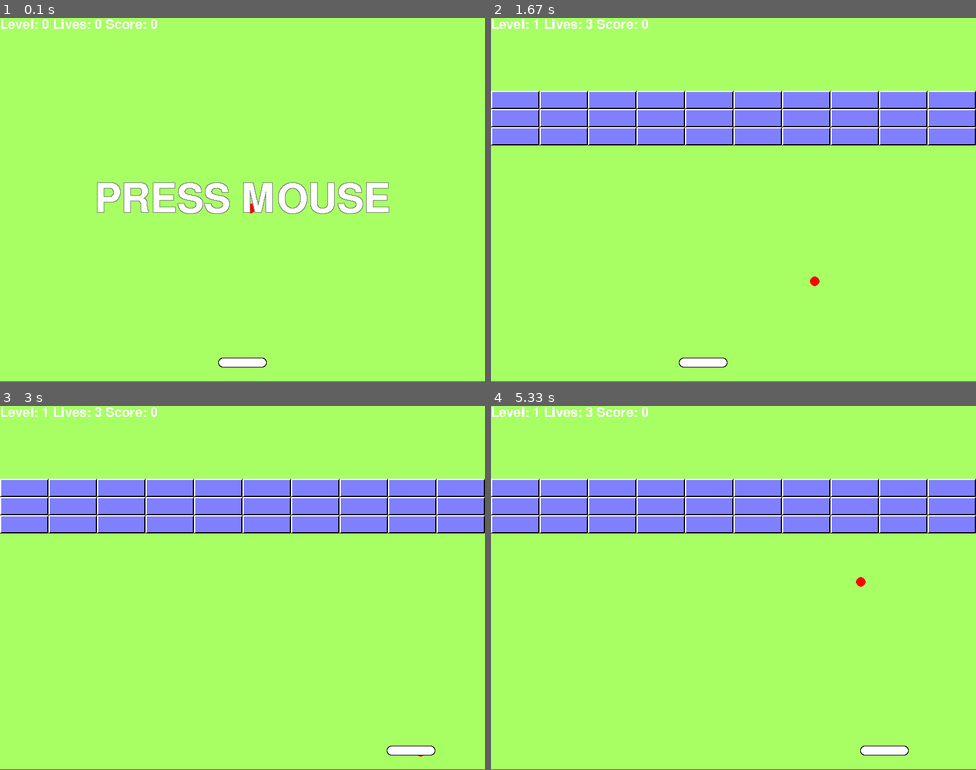
Above: before the commit, frames 1-4 (two rows, left to right).
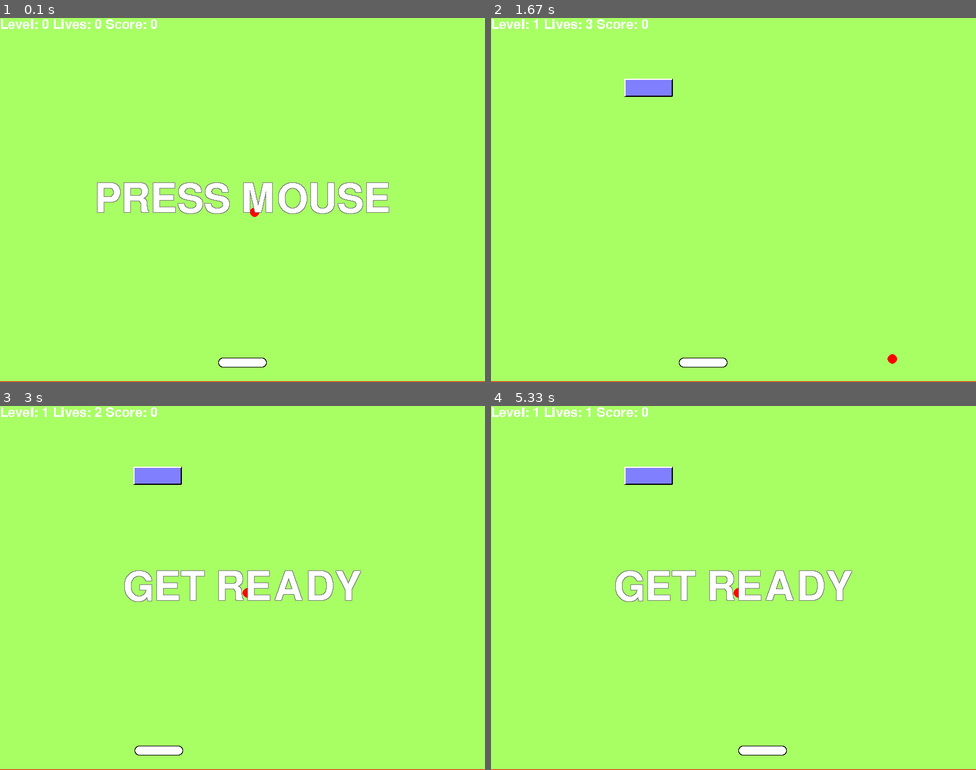
Above: after the commit, the same moments.

Repository: mpab-games/pygame
Game: pygame game, started from breakout/main.py
Two runs of this game, one before a commit and one after it. Both use one fixed random seed, a clock stepped at 60 frames per second and the inputs below.
Inputs (mouse positions are in pixels of both pictures, inside the frame that each line leads up to):
- Up to frame 1 (0.1 s): no input
- Up to frame 2 (1.67 s): press the mouse at (651, 287) at 0.37 s; move the mouse to (723, 258) at 0.47 s; release the mouse at (801, 229) at 0.6 s; press the mouse at (651, 287) at 0.7 s; move the mouse to (675, 291) at 0.8 s; release the mouse at (699, 294) at 0.93 s; press the mouse at (651, 287) at 1.03 s; move the mouse to (675, 192) at 1.13 s; release the mouse at (704, 98) at 1.27 s; press the mouse at (651, 287) at 1.37 s; move the mouse to (675, 254) at 1.47 s; release the mouse at (704, 225) at 1.6 s
- Up to frame 3 (3 s): press the mouse at (160, 675) at 1.7 s; move the mouse to (174, 657) at 1.8 s; release the mouse at (194, 638) at 1.93 s; press the mouse at (160, 675) at 2.03 s; move the mouse to (261, 620) at 2.13 s; release the mouse at (358, 569) at 2.27 s; press the mouse at (160, 675) at 2.37 s; move the mouse to (237, 566) at 2.47 s; release the mouse at (315, 460) at 2.6 s; press the mouse at (160, 675) at 2.7 s; move the mouse to (286, 628) at 2.8 s; release the mouse at (412, 580) at 2.93 s
- Up to frame 4 (5.33 s): press the mouse at (651, 675) at 3.03 s; move the mouse to (646, 668) at 3.13 s; release the mouse at (646, 660) at 3.27 s; press the mouse at (651, 675) at 3.37 s; move the mouse to (602, 606) at 3.47 s; release the mouse at (558, 537) at 3.6 s; press the mouse at (651, 675) at 3.7 s; move the mouse to (772, 686) at 3.8 s; release the mouse at (898, 697) at 3.93 s; press the mouse at (651, 675) at 4.03 s; move the mouse to (636, 602) at 4.13 s; release the mouse at (626, 529) at 4.27 s; press the mouse at (651, 675) at 4.37 s; move the mouse to (782, 638) at 4.47 s; release the mouse at (908, 602) at 4.6 s; press the mouse at (651, 675) at 4.7 s; move the mouse to (704, 609) at 4.8 s; release the mouse at (762, 544) at 4.93 s; press the mouse at (651, 675) at 5.03 s; move the mouse to (767, 635) at 5.13 s; release the mouse at (883, 595) at 5.27 s

The runs differ from the first frame. In frame 1, less than 0.1% of the frame differs, in the area x 51-54%, y 51-55%; in frame 2, 15%; in frame 3, 18%; in frame 4, 18%, in the area x 0-100%, y 0-96%.

Commit message:
improved game state handling, delays are no longer required

Diff:
--- a/breakout/main.py
+++ b/breakout/main.py
@@ -1,4 +1,4 @@
-from enum import Enum
+from enum import Enum, auto
 import math
 import pygame
 from dataclasses import dataclass
@@ -9,10 +9,12 @@
 
 
 class GameState(Enum):
-    ATTRACT = 1
-    RUNNING = 2
-    LEVEL_COMPLETE = 3
-    GAME_OVER = 4
+    ATTRACT1 = auto()
+    ATTRACT2 = auto()
+    RUNNING = auto()
+    LOSE_A_LIFE = auto()
+    LEVEL_COMPLETE = auto()
+    GAME_OVER = auto()
 
 
 class BallSprite(Sprite):
@@ -66,7 +68,7 @@
 @dataclass
 class GameContext:
     """game context."""
-    state: GameState
+    game_state: GameState
     level: int
     screen: pygame.Surface
     bat_sprite: Sprite
@@ -86,8 +88,8 @@
 
 def add_brick_sprites(group):
     # for testing
-    # group.add(Sprite(brick_shape((220, 100), (128, 128, 255))))
-    # return
+    group.add(Sprite(brick_shape((220, 100), (128, 128, 255))))
+    return
     for row in range(3):
         for col in range(BRICKS_PER_LINE):
             x = (SCREEN_WIDTH / BRICKS_PER_LINE) * col
@@ -115,7 +117,7 @@
     ctx.level = 1
     reset_ball(ctx)
     add_brick_sprites(ctx.bricks)
-    ctx.state = GameState.RUNNING
+    set_game_state(ctx, GameState.RUNNING)
 
 
 def make_context():
@@ -139,7 +141,7 @@
     clock = pygame.time.Clock()
 
     context = GameContext(
-        GameState.ATTRACT,
+        GameState.ATTRACT1,
         0,
         screen,
         bat_sprite,
@@ -167,10 +169,18 @@
     ctx.screen.blit(text_img, (0, 0))
 
 
+def run_lose_a_life(ctx: GameContext):
+    pygame.event.pump()
+
+    render_screen(ctx)
+    draw_banner_text(ctx, "GET READY")
+
+    if (pygame.time.get_ticks() - ctx.ticks > 2000):
+        set_game_state(ctx, GameState.RUNNING)
+
+
 def run_game(ctx: GameContext):
     for event in pygame.event.get():
-        if event.type == pygame.QUIT:
-            return False
         if event.type == pygame.MOUSEMOTION:
             position = event.pos
             ctx.bat_sprite.rect.left = position[0] - \
@@ -183,16 +193,17 @@
 
     if pygame.sprite.collide_mask(ctx.bottom_border_sprite, ctx.ball_sprite):
         ctx.lives = ctx.lives - 1
-        ctx.sounds.lose_a_life.play()
-        pygame.time.delay(1000)
 
         if (ctx.lives <= 0):
             ctx.sounds.game_over.play()
-            pygame.time.delay(2000)
-            ctx.state = GameState.GAME_OVER
-            return True
-
+            ctx.level = 0
+            set_game_state(ctx, GameState.GAME_OVER)
+            return
+
+        ctx.sounds.lose_a_life.play()
         reset_ball(ctx)
+        set_game_state(ctx, GameState.LOSE_A_LIFE)
+        return
 
     for brick in ctx.bricks:
         if pygame.sprite.collide_mask(ctx.ball_sprite, brick):
@@ -203,8 +214,9 @@
             ctx.score = ctx.score + 10
             ctx.sounds.brick.play()
             if (num_bricks == 0):
-                ctx.state = GameState.LEVEL_COMPLETE
-                return True
+                ctx.sounds.level_complete.play()
+                set_game_state(ctx, GameState.LEVEL_COMPLETE)
+                return
 
     ctx.playfield.update()
     render_screen(ctx)
@@ -235,87 +247,89 @@
     ctx.screen.blit(letters, (x, y))
 
 
-def run_attract(ctx: GameContext):
-
+def set_game_state(ctx: GameContext, game_state: GameState):
+    ctx.ticks = pygame.time.get_ticks()
+    ctx.game_state = game_state
+
+
+def run_attract1(ctx: GameContext):
     for event in pygame.event.get():
-        if event.type == pygame.QUIT:
-            ctx.lives = 0
-            return False
         if event.type == pygame.MOUSEBUTTONUP:
+            set_game_state(ctx, GameState.RUNNING)  # TODO add state NEW_GAME
             new_game(ctx)
-            return True
+            return
 
     ctx.playfield.update()
     render_screen(ctx)
     draw_banner_text(ctx, "PRESS MOUSE")
 
-    last_ticks = ctx.ticks
-    now_ticks = pygame.time.get_ticks()
-    if (now_ticks - last_ticks > 2000):
-        ctx.ticks = now_ticks
-        ctx.state = GameState.GAME_OVER
-
-    return True
+    if (pygame.time.get_ticks() - ctx.ticks > 2000):
+        set_game_state(ctx, GameState.ATTRACT2)
+
+
+def run_attract2(ctx: GameContext):
+    for event in pygame.event.get():
+        if event.type == pygame.MOUSEBUTTONUP:
+            set_game_state(ctx, GameState.RUNNING)  # TODO add state NEW_GAME
+            new_game(ctx)
+            return
+
+    ctx.playfield.update()
+    render_screen(ctx)
+    draw_banner_text(ctx, "TO START")
+
+    if (pygame.time.get_ticks() - ctx.ticks > 2000):
+        set_game_state(ctx, GameState.ATTRACT1)
 
 
 def run_gameover(ctx: GameContext):
-    for event in pygame.event.get():
-        if event.type == pygame.QUIT:
-            ctx.lives = 0
-            return False
-        if event.type == pygame.MOUSEBUTTONUP:
-            new_game(ctx)
-            return True
-
-    ctx.playfield.update()
+    pygame.event.pump()
+
     render_screen(ctx)
     draw_banner_text(ctx, "GAME OVER")
 
-    last_ticks = ctx.ticks
-    now_ticks = pygame.time.get_ticks()
-    if (now_ticks - last_ticks > 2000):
-        ctx.ticks = now_ticks
-        ctx.state = GameState.ATTRACT
-
-    return True
+    if (pygame.time.get_ticks() - ctx.ticks > 2000):
+        set_game_state(ctx, GameState.ATTRACT1)
 
 
 def run_level_complete(ctx: GameContext):
-
-    for event in pygame.event.get():
-        if event.type == pygame.QUIT:
-            ctx.lives = 0
-            return False
+    pygame.event.pump()
 
     render_screen(ctx)
     draw_banner_text(ctx, "LEVEL COMPLETE")
-    ctx.sounds.level_complete.play()
-
-    last_ticks = ctx.ticks
-    now_ticks = pygame.time.get_ticks()
-    if (now_ticks - last_ticks > 2000):
-        ctx.ticks = now_ticks
+
+    if (pygame.time.get_ticks() - ctx.ticks > 2000):
         ctx.level = ctx.level + 1
         reset_ball(ctx)
         add_brick_sprites(ctx.bricks)
-        ctx.state = GameState.RUNNING
+        # TODO add new game state NEXT_LEVEL
+        set_game_state(ctx, GameState.RUNNING)
+
+
+def run_game_state(ctx: GameContext):
+    if pygame.event.peek(eventtype=pygame.QUIT):
+        return False
+
+    match (ctx.game_state):
+        case GameState.ATTRACT1:
+            run_attract1(ctx)
+
+        case GameState.ATTRACT2:
+            run_attract2(ctx)
+
+        case GameState.RUNNING:
+            run_game(ctx)
+
+        case GameState.LOSE_A_LIFE:
+            run_lose_a_life(ctx)
+
+        case GameState.GAME_OVER:
+            run_gameover(ctx)
+
+        case GameState.LEVEL_COMPLETE:
+            run_level_complete(ctx)
 
     return True
-
-
-def run_game_state(ctx: GameContext):
-    match (ctx.state):
-        case GameState.ATTRACT:
-            return run_attract(ctx)
-
-        case GameState.RUNNING:
-            return run_game(ctx)
-
-        case GameState.GAME_OVER:
-            return run_gameover(ctx)
-
-        case GameState.LEVEL_COMPLETE:
-            return run_level_complete(ctx)
 
 
 def main():
@@ -323,6 +337,7 @@
     reset_ball(ctx)
 
     while (run_game_state(ctx)):
+        run_game_state(ctx)
         pygame.display.flip()
         ctx.clock.tick(60)
 
Not shown, changed: breakout/TODO.md
